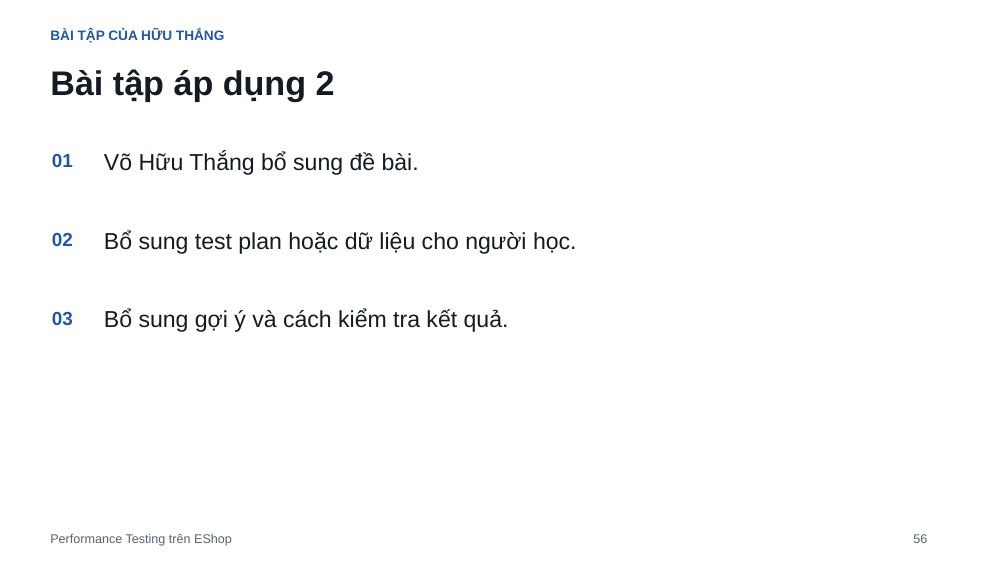
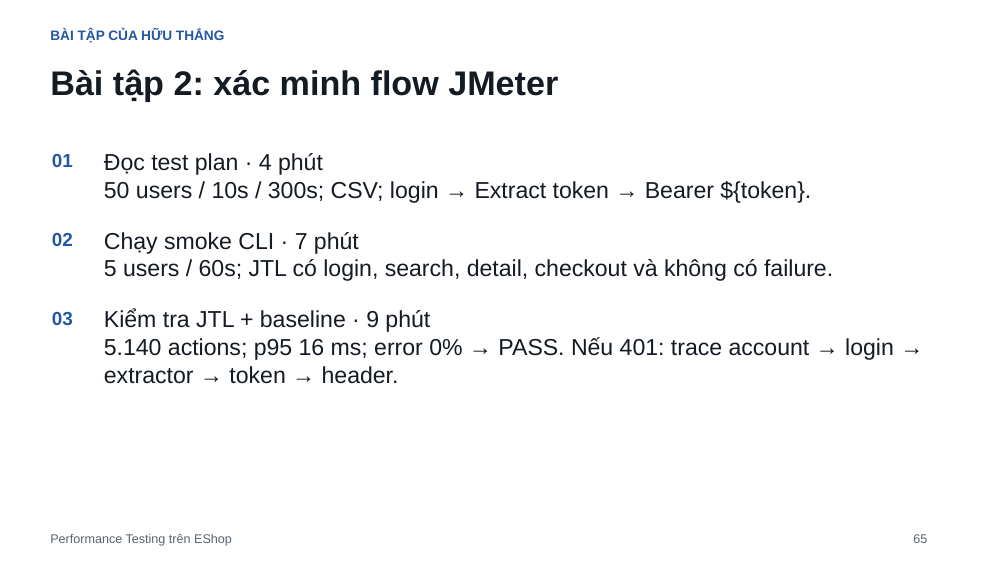
Before and after one commit to minhthang2k5/eshop-sut, a slide deck: slide 65 of submission/slides/Performance_Testing_EShop_v4.pptx (slide 56 before the commit). Drawn at 1008x567 pixels with LibreOffice and Linux fonts; fonts in the diff are those of the drawing. Boxes give left, top, right and bottom in pixels: in the first picture for what was removed or moved away, otherwise in the second. Text is boxed around its words. In the diff, an @@ line names an element or a change of style, - is before the commit and + after.

```diff
--- a/submission/slides/Performance_Testing_EShop_v4.pptx
+++ b/submission/slides/Performance_Testing_EShop_v4.pptx
@@ text at (x1=50, y1=69, x2=558, y2=102): text changed @@
-Bài tập áp dụng 2
+Bài tập 2: xác minh flow JMeter
@@ text at (x1=104, y1=153, x2=811, y2=203): text changed @@
-Võ Hữu Thắng bổ sung đề bài.
+Đọc test plan · 4 phút
+50 users / 10s / 300s; CSV; login → Extract token → Bearer ${token}.
@@ text at (x1=104, y1=232, x2=833, y2=281): text changed @@
-Bổ sung test plan hoặc dữ liệu cho người học.
+Chạy smoke CLI · 7 phút
+5 users / 60s; JTL có login, search, detail, checkout và không có failure.
@@ text at (x1=104, y1=309, x2=894, y2=384): text changed @@
-Bổ sung gợi ý và cách kiểm tra kết quả.
+Kiểm tra JTL + baseline · 9 phút
+5.140 actions; p95 16 ms; error 0% → PASS. Nếu 401: trace account → login → extractor → token → header.
```
Also in this commit, not shown: 32 other slides changed, 9 slides added, 1 other file.
